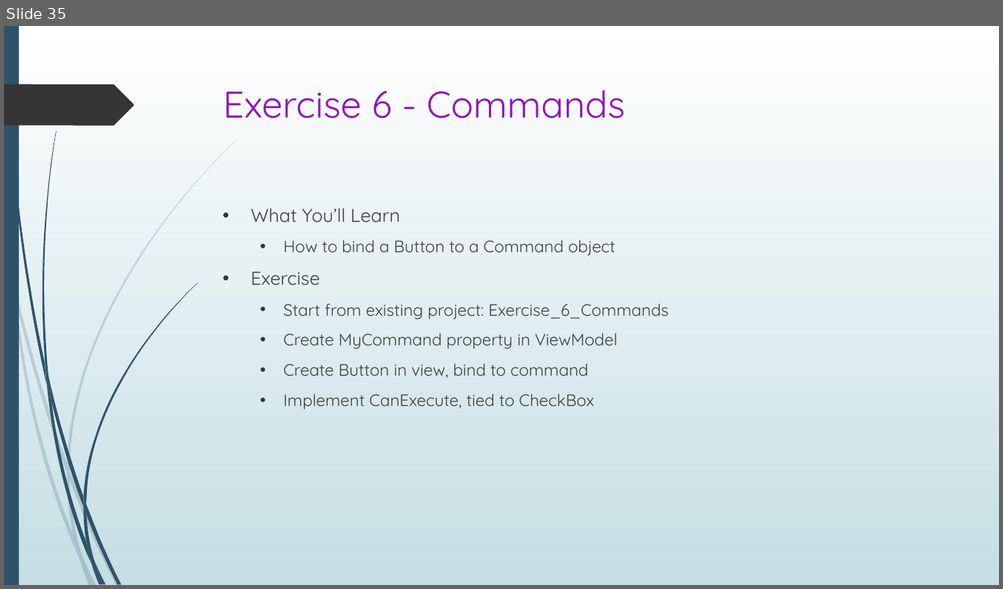
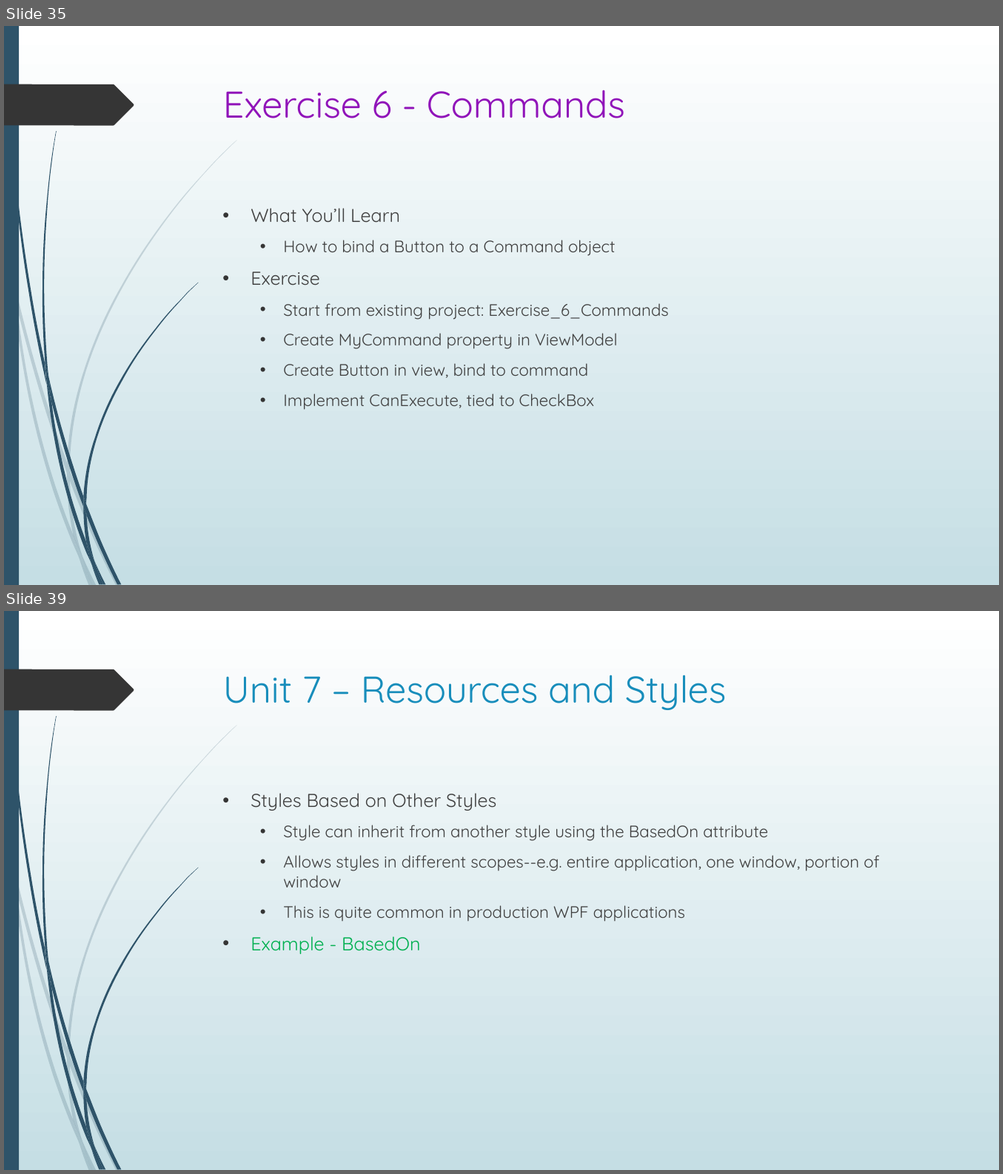
Before and after one commit to seanpsexton/wpf-workshop-solutions, a slide deck: WPF-Workshop-Sexton-Oct2023.pptx. Shown one above the other, each under a label of ours: slide 35 before the commit, slides 35 and 39 after it; the slides between them are not shown. The pictures are 1003x589 and 1003x1174 pixels, drawn with LibreOffice and Linux fonts; fonts in the diff are those of the drawing. Boxes give left, top, right and bottom in pixels: in the first picture for what was removed or moved away, otherwise in the second. Text is boxed around its words. In the diff, an @@ line names an element or a change of style, - is before the commit and + after.

Commit message:
Added content thru Unit 7

```diff
--- a/WPF-Workshop-Sexton-Oct2023.pptx
+++ b/WPF-Workshop-Sexton-Oct2023.pptx
@@ slide 39 added at bbox=[4, 611, 999, 1170], background gradient #FFFFFF to #C5DEE5; not listed: 24 template elements that a slide beside it also shows @@
@@ title added at bbox=[223, 675, 726, 710], 36 pt, text #178DBB @@
+Unit 7 – Resources and Styles
@@ text added at bbox=[250, 793, 879, 954], 16 pt, text #404040 @@
+• Styles Based on Other Styles
+  • Style can inherit from another style using the BasedOn attribute
+  • Allows styles in different scopes--e.g. entire application, one window, portion of window
+  • This is quite common in production WPF applications
+• Example - BasedOn
```
Also in this commit, not shown: 5 other slides added.
